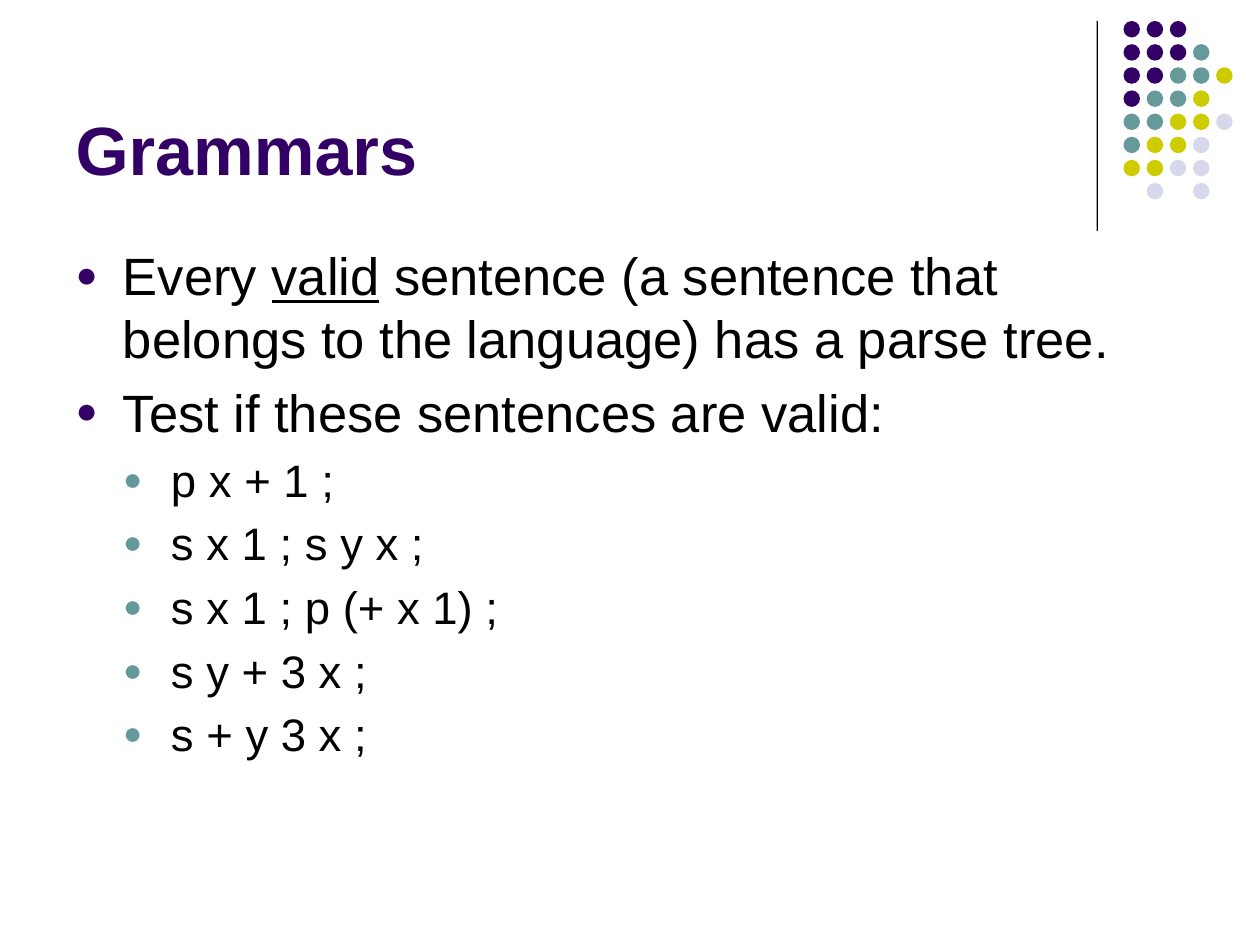
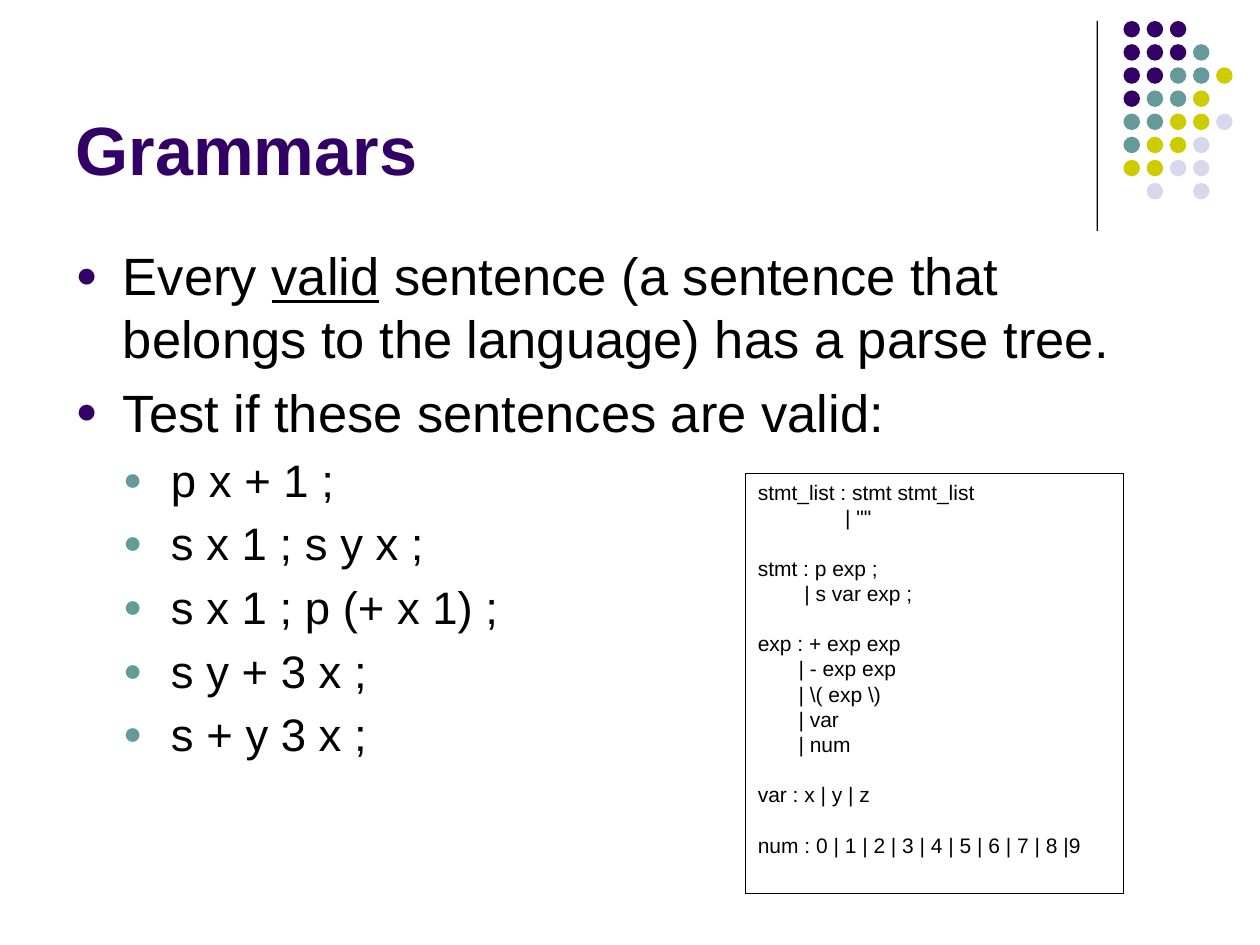
Before and after one commit to lutzhamel/CSC402, a slide deck: slide 11 of notes/csc402-ln002.pptx. Drawn at 1260x945 pixels with LibreOffice and Linux fonts; fonts in the diff are those of the drawing. Boxes give left, top, right and bottom in pixels: in the first picture for what was removed or moved away, otherwise in the second. Text is boxed around its words. In the diff, an @@ line names an element or a change of style, - is before the commit and + after.

```diff
--- a/notes/csc402-ln002.pptx
+++ b/notes/csc402-ln002.pptx
@@ rectangle added at [746, 474, 1124, 893], outline #000000 0.75 pt, 12 pt, text #000000 @@
+stmt_list : stmt stmt_list
+| ""
+stmt : p exp ;
+| s var exp ;
+exp : + exp exp
+| - exp exp
+| \( exp \)
+| var
+| num
+var : x | y | z
+num : 0 | 1 | 2 | 3 | 4 | 5 | 6 | 7 | 8 |9
```
Also in this commit, not shown: 1 other file.
